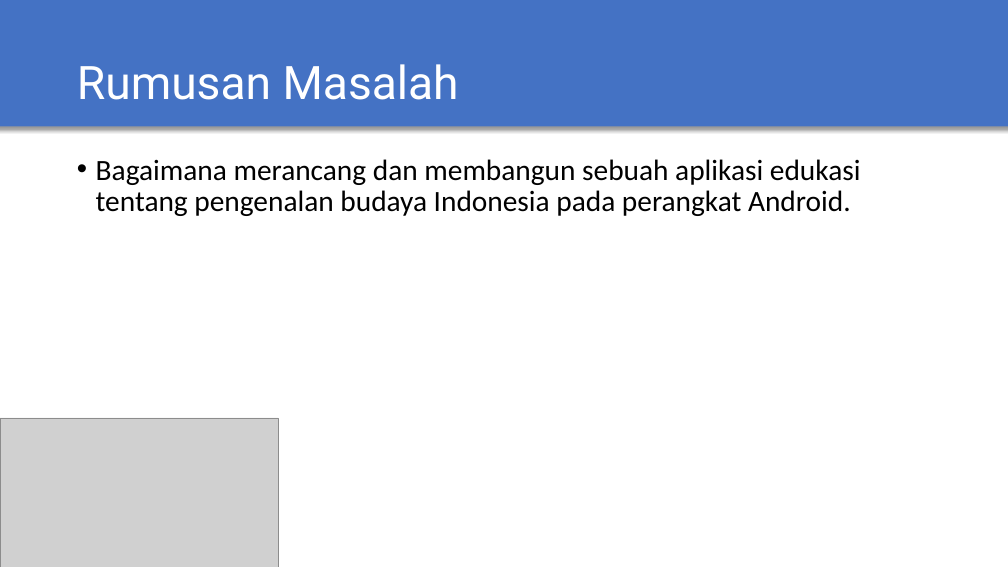
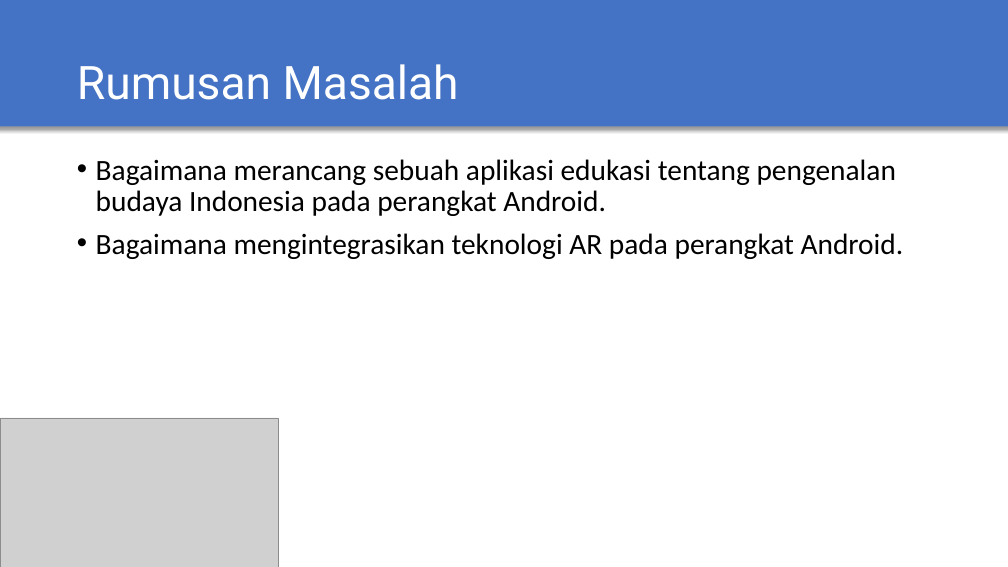
Before and after one commit to adasoraninda/slide-TA, a slide deck: slide 3 of presentasi-TA.pptx. Drawn at 1008x567 pixels with LibreOffice and Linux fonts; fonts in the diff are those of the drawing; grey boxes stand for pictures. Boxes give left, top, right and bottom in pixels: in the first picture for what was removed or moved away, otherwise in the second. Text is boxed around its words. In the diff, an @@ line names an element or a change of style, - is before the commit and + after.

Commit message:
update

```diff
--- a/presentasi-TA.pptx
+++ b/presentasi-TA.pptx
@@ text at (x1=96, y1=159, x2=904, y2=259): text changed @@
-• Bagaimana merancang dan membangun sebuah aplikasi edukasi tentang pengenalan budaya Indonesia pada perangkat Android.
+• Bagaimana merancang sebuah aplikasi edukasi tentang pengenalan budaya Indonesia pada perangkat Android.
+• Bagaimana mengintegrasikan teknologi AR pada perangkat Android.
```
Also in this commit, not shown: 5 other slides changed, 2 slides added, 2 slides removed.
